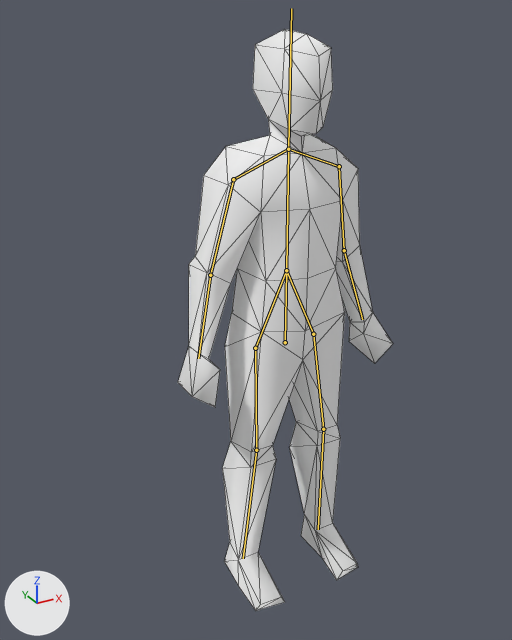
Renders of the glTF model models/player_animated.glb from each side of a commit.
Camera for both pictures: a 50 mm camera at (-1.175, -1.943, 2.021) aimed at (-0.092, 0.027, 1.037). Arrows for +X, +Y and +Z are at lower left; the lights stay in place. The picture after the commit comes second. The bones that change, and the others that lie on the model, are drawn over the model as lines. Mesh edges are drawn as thin lines.
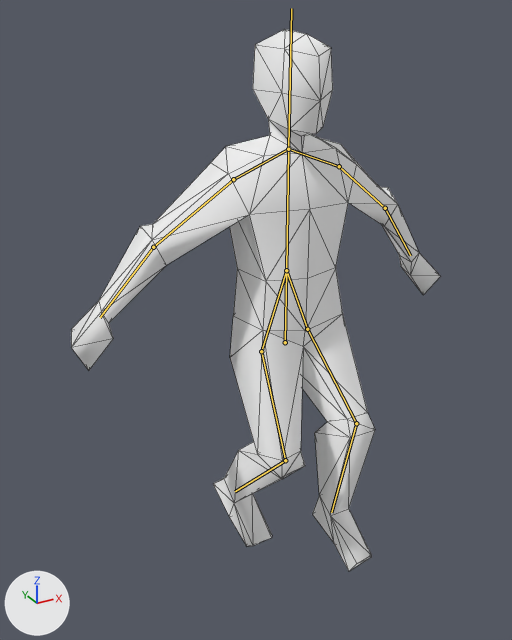
The newer file adds an action. The first version stands in its rest pose; the second is drawn at frame 9 of the action 'jump'.

What the commit changed:
Bone 'Upperarm.Left' (bone_upperarm_left) turns from (0, 0, 0) to (9, 3, 41) degrees about its own x, y and z.
Bone 'Forearm.Left' (bone_forearm_left) turns from (0, 0, 0) to (-11, 0, -16) degrees about its own x, y and z.
Bone 'Upperarm.Right' (bone_upperarm_right) turns from (0, 0, 0) to (8, 16, -36) degrees about its own x, y and z.
Bone 'Forearm.Right' (bone_forearm_right) turns from (0, 0, 0) to (-16, 0, 12) degrees about its own x, y and z.
Bone 'Hip.Left' (bone_hip_left) turns from (0, 0, 0) to (-7, 3, -4) degrees about its own x, y and z.
Bone 'Thigh.Left' (bone_thigh_left) turns from (0, 0, 0) to (50, -1, -6) degrees about its own x, y and z.
Bone 'Shin.Left' (bone_shin_left) turns from (0, 0, 0) to (-53, 1, -5) degrees about its own x, y and z.
Bone 'Hip.Right' (bone_hip_right) turns from (0, 0, 0) to (7, 4, -4) degrees about its own x, y and z.
Bone 'Thigh.Right' (bone_thigh_right) turns from (0, 0, 0) to (8, -11, 3) degrees about its own x, y and z.
Bone 'Shin.Right' (bone_shin_right) turns from (0, 0, 0) to (-54, 6, 15) degrees about its own x, y and z.

Where the change shows, as pixel boxes (x1, y1, x2, y2) in the pictures (512 x 640 px):
'Cube', posed (71% wider, 7% shorter)
    before: (178, 29, 393, 611)
    after: (71, 29, 440, 571)
bone 'Upperarm.Left', root to tip
    before: (339, 166) to (344, 250)
    after: (339, 166) to (385, 208)
bone 'Forearm.Left', root to tip
    before: (344, 250) to (362, 319)
    after: (385, 208) to (410, 255)
bone 'Upperarm.Right', root to tip
    before: (233, 179) to (210, 275)
    after: (233, 179) to (153, 247)
bone 'Forearm.Right', root to tip
    before: (210, 275) to (198, 358)
    after: (153, 247) to (100, 317)
bone 'Hip.Left', root to tip
    before: (286, 270) to (313, 334)
    after: (286, 270) to (307, 329)
bone 'Thigh.Left', root to tip
    before: (313, 334) to (323, 429)
    after: (307, 329) to (356, 423)
bone 'Shin.Left', root to tip
    before: (323, 429) to (318, 529)
    after: (356, 423) to (331, 512)
bone 'Hip.Right', root to tip
    before: (286, 270) to (255, 348)
    after: (286, 270) to (261, 351)
bone 'Thigh.Right', root to tip
    before: (255, 348) to (256, 450)
    after: (261, 351) to (285, 460)
bone 'Shin.Right', root to tip
    before: (256, 450) to (243, 558)
    after: (285, 460) to (235, 491)
